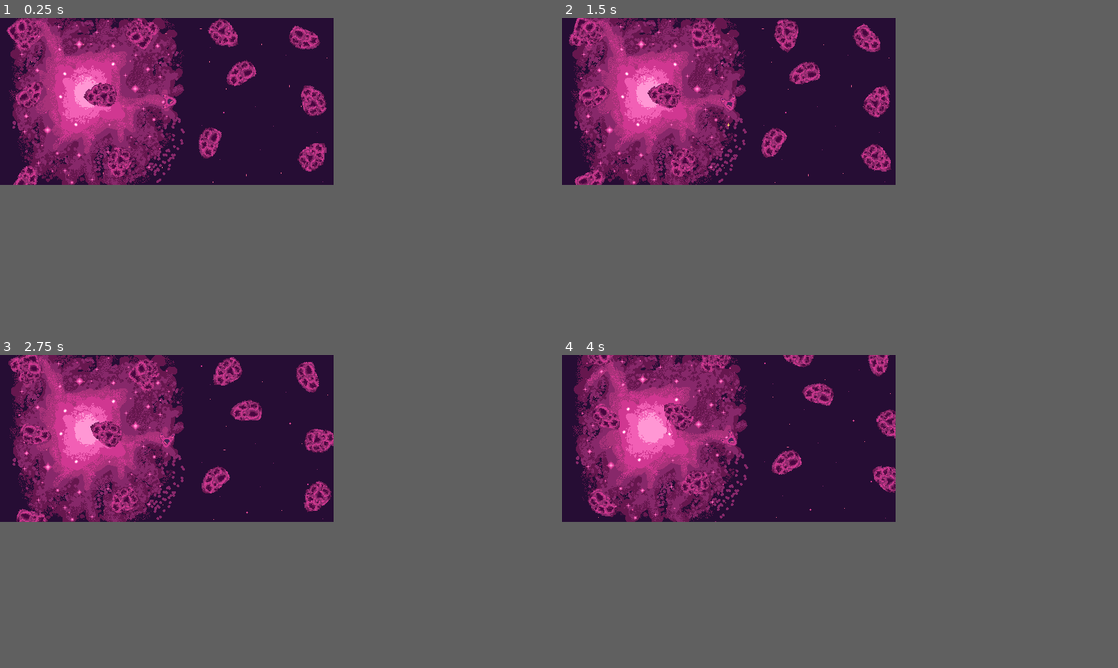
Above: before the commit, frames 1-4 (two rows, left to right).
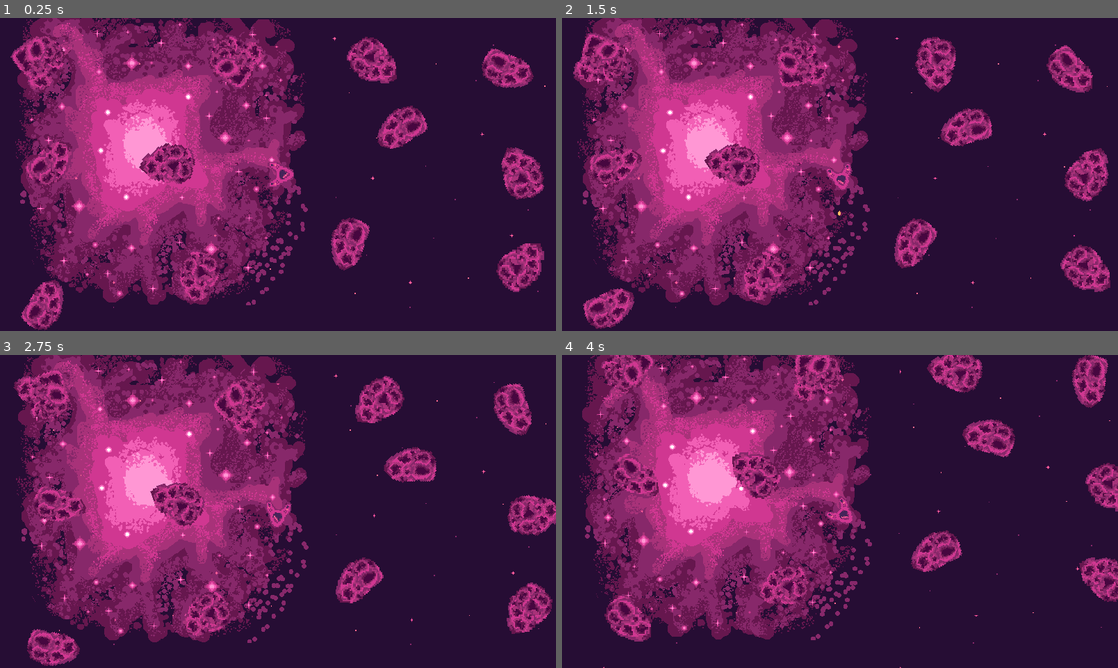
Above: after the commit, the same moments.

Repository: bear-minimum-studio/space-bear
Game: Godot game, scene res://World.tscn
Same seed, same stepped clock (60 frames per second), same inputs: the game is played once before the commit and once after it.
Inputs:
- Up to frame 1 (0.25 s): no input
- Up to frame 2 (1.5 s): hold Right (turn_right) 0.53-1.28 s; tap Down (decelerate) at 0.6 s; hold Left (turn_left) from 1.28 s (still down); tap Space (fire) at 1.35 s
- Up to frame 3 (2.75 s): release Left (turn_left) at 2.03 s; hold Right (turn_right) from 2.03 s (still down); tap Down (decelerate) at 2.1 s
- Up to frame 4 (4 s): release Right (turn_right) at 2.78 s; hold Up (accelerate) 2.78-3.53 s; tap Space (fire) at 2.85 s; hold Left (turn_left) from 3.53 s (still down); tap Down (decelerate) at 3.6 s
In our replay, the window is 480x240 before the commit and 800x450 after it. These sizes can differ from the game's own. Grey fills any space a smaller window leaves; there, only what the larger window draws over its background counts as a difference.

The runs differ from the first frame. In frame 1, 44% of the frame differs, in the area x 1-99%, y 0-100%; in frame 2, 44%; in frame 3, 44%; in frame 4, 43%.

Commit message:
feat: adjust screen size

Diff:
--- a/project.godot
+++ b/project.godot
@@ -18,7 +18,9 @@
 [display]
 
 window/size/viewport_width=480
-window/size/viewport_height=240
+window/size/viewport_height=270
+window/size/window_width_override=1280
+window/size/window_height_override=800
 window/stretch/mode="canvas_items"
 
 [input]
